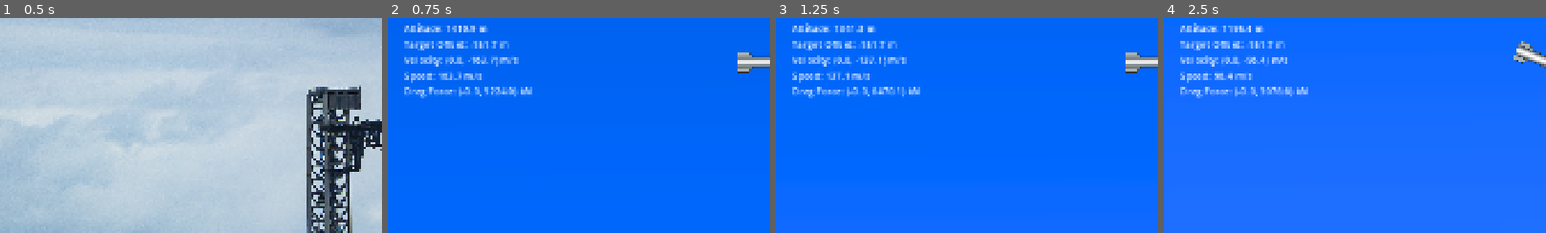
Above: before the commit, frames 1-4 (left to right).
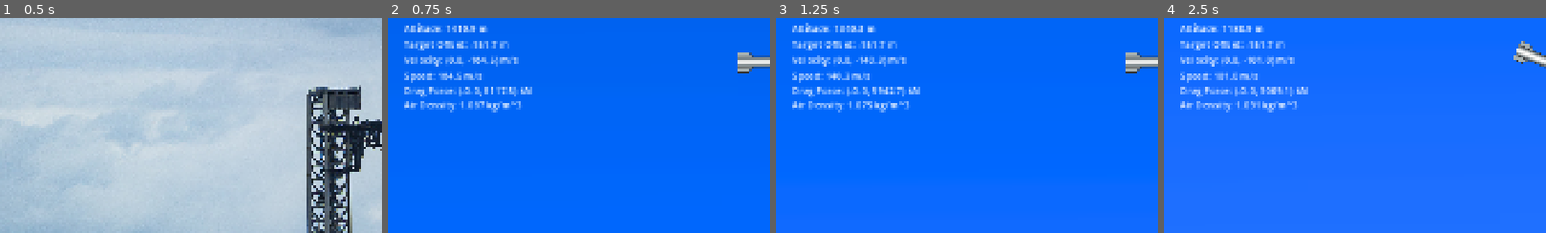
Above: after the commit, the same moments.

Repository: cyb3rgeorge/subnorminal
Game: Godot game, scene res://menu.tscn
The game is run twice, just before and just after one commit, with the same random seed, the same clock (stepped at 60 frames per second) and the same inputs. Video files are missing from this copy of the repository; at most half a second of black plays in their place.
Inputs (mouse positions are % of the whole screen's width and height, from its top left):
- Up to frame 1 (0.5 s): no input
- Up to frame 2 (0.75 s): click "Initiate Mission" at 0.5 s
- Up to frame 3 (1.25 s): no input
- Up to frame 4 (2.5 s): move the mouse to (72, 45) at 1.27 s; hold Right (rotateRight) 1.28-2 s; hold 1 (1Engine) 1.28-2 s; click (72, 45) at 1.42 s; drag from (30, 55) to (52, 51) at 2.02 s
The pictures show only the part of the screen within x 0-50%, y 40-90%; the shares and areas given below are measured in that part.

Frame 1 is identical in both runs. In frame 2, 1.2% of the frame differs, in the area x 4-37%, y 18-44%; in frame 3, 1.3%; in frame 4, 1.6%, in the area x 4-37%, y 3-44%.

Commit message:
Dynamic air density

Diff:
--- a/simulator.tscn
+++ b/simulator.tscn
@@ -128,7 +128,7 @@
 theme_override_styles/background = SubResource("StyleBoxFlat_4y73a")
 theme_override_styles/fill = SubResource("StyleBoxFlat_7rytq")
 max_value = 4000.0
-value = 2000.0
+value = 4000.0
 allow_greater = true
 show_percentage = false
 script = ExtResource("7_4s7bp")
@@ -204,11 +204,20 @@
 [node name="DragForce" type="Label" parent="Telemetry/Control" unique_id=1794164637]
 layout_mode = 0
 offset_left = 40.0
-offset_top = 595.0
-offset_right = 400.0
-offset_bottom = 618.0
+offset_top = 594.0
+offset_right = 400.0
+offset_bottom = 617.0
 scale = Vector2(1.5, 1.5)
 text = "Drag Force: Standby for Acquisition of Signal"
+
+[node name="AirDensity" type="Label" parent="Telemetry/Control" unique_id=2063116812]
+layout_mode = 0
+offset_left = 40.0
+offset_top = 630.0
+offset_right = 400.0
+offset_bottom = 653.0
+scale = Vector2(1.5, 1.5)
+text = "Air Density: Standby for Acquisition of Signal"
 
 [node name="3Engines" type="Sprite2D" parent="Telemetry" unique_id=968264892]
 visible = false
--- a/starship.gd
+++ b/starship.gd
@@ -18,8 +18,8 @@
 var failureThreshold := 21.0
 
 # CONSTANTS
-const GRAVITY : float = 9.81 # / m s^-2
-const AIR_DENSITY : float = 1.2250 # At sea level and assume air density is constant /kg m^-3
+const GRAVITATIONAL_ACCELERATION : float = 9.80665 # / m s^-2
+const AIR_DENSITY_MSL : float = 1.2250 # At mean sea level /kg m^-3
 const STARSHIP_HEIGHT : float = 52.0 # /m
 const STARSHIP_DIAMETER : float = 9.0 # /m
 const STARSHIP_BELLY_DRAG_AREA : float = STARSHIP_HEIGHT * STARSHIP_DIAMETER # Assume Starship is a 2-D rectangle /m^2
@@ -76,12 +76,13 @@
 @onready var VelocityReadOut = $"../Telemetry/Control/Velocity"
 @onready var SpeedReadOut = $"../Telemetry/Control/Speed"
 @onready var DragForceReadOut = $"../Telemetry/Control/DragForce"
+@onready var AirDensityReadOut = $"../Telemetry/Control/AirDensity"
 
 
 # Initialization
 
 func _ready() -> void:
-	gravity_scale = 9.81 / (980.0 * METERS_PER_PIXEL)
+	gravity_scale = GRAVITATIONAL_ACCELERATION / (980.0 * METERS_PER_PIXEL)
 
 	throttle = 0.0
 	engines = clampi(engines, 0, 3)
@@ -141,16 +142,22 @@
 		propTelemetry.emit()
 	constant_force = thrust / METERS_PER_PIXEL
 
+	# Flight Data
+	var altitude_m := maxf(0.0, (GROUND_Y - global_position.y) * METERS_PER_PIXEL)
+	var targetOffset_m := (global_position.x - TARGET_X) * METERS_PER_PIXEL
+	var velocity_mps := linear_velocity * METERS_PER_PIXEL
+
 	#Drag Froce
+	var airDensity = AIR_DENSITY_MSL * (1-2.25577e-5 * altitude_m) ** 4.25588
 	var orientation = Vector2(cos(rotation), sin(rotation))
 
 	# Drag X
 	var dragForceX = ((
-		0.5 * STARSHIP_BELLY_DRAG_COEFFICIENT * AIR_DENSITY * STARSHIP_BELLY_DRAG_AREA *
+		0.5 * STARSHIP_BELLY_DRAG_COEFFICIENT * airDensity * STARSHIP_BELLY_DRAG_AREA *
 		(linear_velocity.x*METERS_PER_PIXEL) ** 2
 		) * abs(orientation.y)
 		+ (
-		0.5 * STARSHIP_CROSS_SECTIONAL_DRAG_CEFFICIENT * AIR_DENSITY * STARSHIP_CROSS_SECTIONAL_DRAG_AREA *
+		0.5 * STARSHIP_CROSS_SECTIONAL_DRAG_CEFFICIENT * airDensity * STARSHIP_CROSS_SECTIONAL_DRAG_AREA *
 		(linear_velocity.x*METERS_PER_PIXEL) ** 2
 		) * abs(orientation.x)
 		)
@@ -158,11 +165,11 @@
 
 	# Drag Y
 	var dragForceY = ((
-		0.5 * STARSHIP_BELLY_DRAG_COEFFICIENT * AIR_DENSITY * STARSHIP_BELLY_DRAG_AREA *
+		0.5 * STARSHIP_BELLY_DRAG_COEFFICIENT * airDensity * STARSHIP_BELLY_DRAG_AREA *
 		(linear_velocity.y*METERS_PER_PIXEL) ** 2
 		) * abs(orientation.x)
 		+ (
-		0.5 * STARSHIP_CROSS_SECTIONAL_DRAG_CEFFICIENT * AIR_DENSITY * STARSHIP_CROSS_SECTIONAL_DRAG_AREA *
+		0.5 * STARSHIP_CROSS_SECTIONAL_DRAG_CEFFICIENT * airDensity * STARSHIP_CROSS_SECTIONAL_DRAG_AREA *
 		(linear_velocity.y*METERS_PER_PIXEL) ** 2
 		) * abs(orientation.y)
 		)
@@ -182,7 +189,7 @@
 	_telemetryElapsed += delta
 	if _telemetryElapsed >= TELEMETRY_INTERVAL:
 		_telemetryElapsed = 0.0
-		_update_telemetry(dragForce)
+		_update_telemetry(altitude_m, targetOffset_m, velocity_mps, dragForce, airDensity)
 
 
 # Update Engine Indicators
@@ -204,10 +211,7 @@
 
 
 # Telemetry
-func _update_telemetry(dragForce: Vector2) -> void:
-	var altitude_m := maxf(0.0, (GROUND_Y - global_position.y) * METERS_PER_PIXEL)
-	var targetOffset_m := (global_position.x - TARGET_X) * METERS_PER_PIXEL
-	var velocity_mps := linear_velocity * METERS_PER_PIXEL
+func _update_telemetry(altitude_m: float, targetOffset_m: float, velocity_mps: Vector2, dragForce: Vector2, airDensity: float) -> void:
 	var speed_mps := velocity_mps.length()
 	var dragForce_kn = dragForce/1000.0
 
@@ -216,6 +220,8 @@
 	VelocityReadOut.text = "Velocity: (%.1f, %.1f) m/s" % [velocity_mps.x, -velocity_mps.y]
 	SpeedReadOut.text = "Speed: %.1f m/s" % speed_mps
 	DragForceReadOut.text = "Drag Force: (%.1f, %.1f) kN" % [dragForce_kn.x, -dragForce_kn.y]
+	AirDensityReadOut.text = "Air Density: %.3f kg/m^3" % [airDensity]
+
 
 # Random Failures
 
